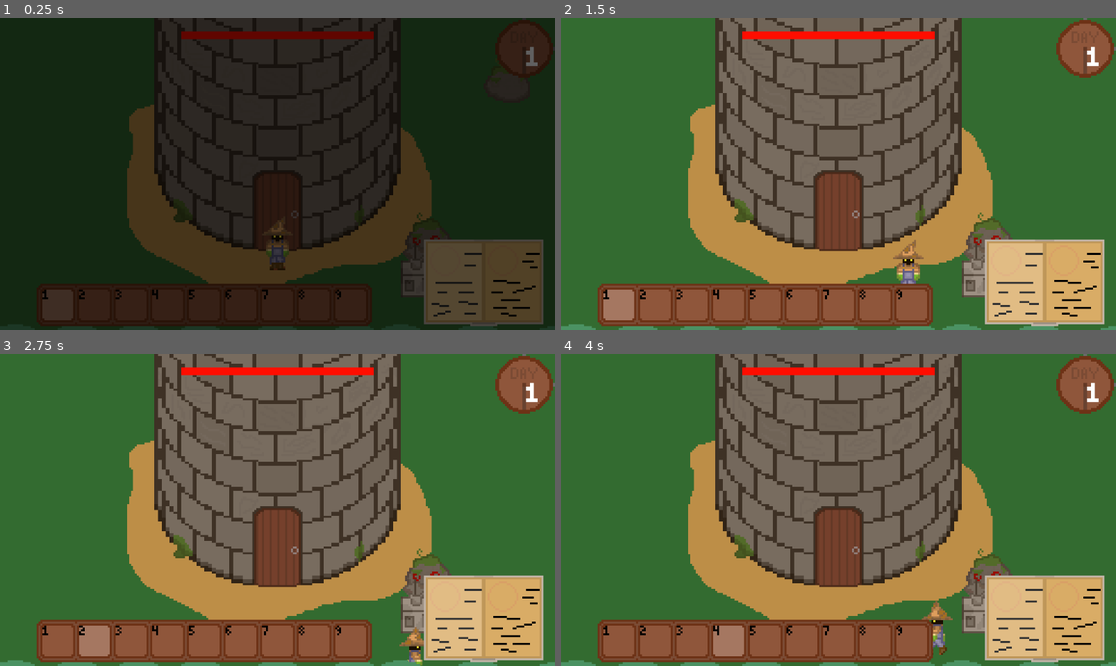
Above: before the commit, frames 1-4 (two rows, left to right).
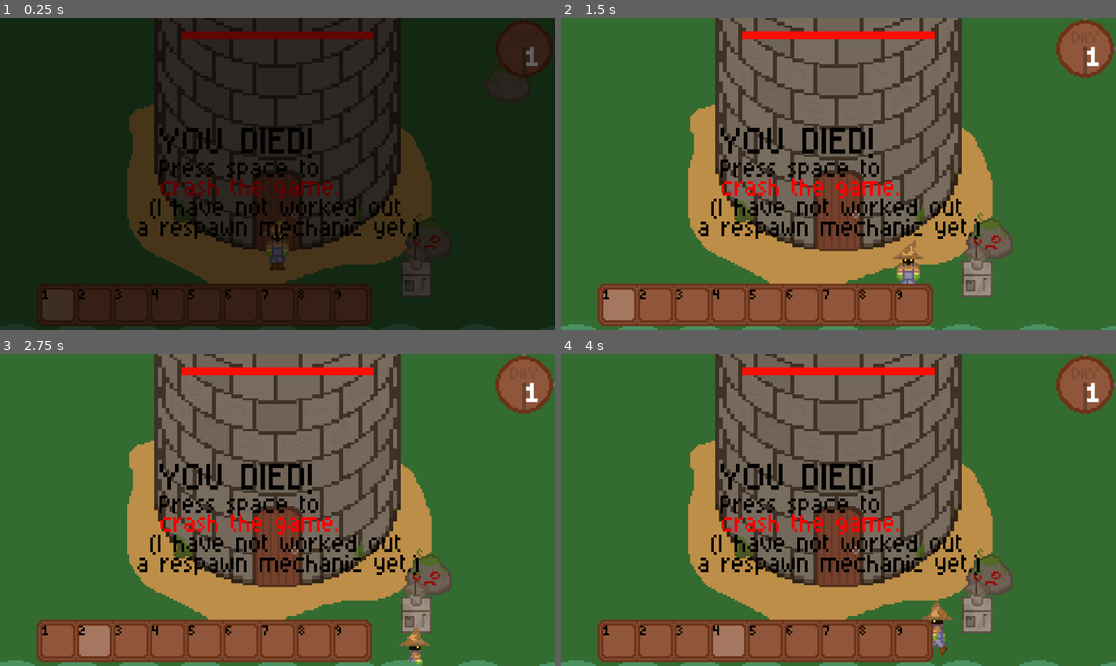
Above: after the commit, the same moments.

Repository: grahamapedia-cell/wizard-game-demo
Game: Godot game, scene res://scenes/game.tscn
Same seed, same stepped clock (60 frames per second), same inputs: the game is played once before the commit and once after it. This scene is started directly instead of the project's main scene. Sound files missing from this copy of the repository are replaced by a short silence.
Inputs (mouse positions are in pixels of both pictures, inside the frame that each line leads up to):
- Up to frame 1 (0.25 s): no input
- Up to frame 2 (1.5 s): move the mouse to (977, 289) at 0.52 s; hold D (move_right) 0.53-1.28 s; click (977, 289) at 0.6 s; move the mouse to (727, 189) at 1.27 s; hold S (move_down) from 1.28 s (still down); tap 1 (Hotbar_1) at 1.35 s
- Up to frame 3 (2.75 s): click (166, 525) at 1.55 s; move the mouse to (333, 441) at 2.02 s; release S (move_down) at 2.03 s; hold D (move_right) from 2.03 s (still down); tap 2 (Hotbar_2) at 2.1 s; click (333, 441) at 2.3 s
- Up to frame 4 (4 s): move the mouse to (810, 572) at 2.77 s; release D (move_right) at 2.78 s; hold W (move_up) 2.78-3.53 s; tap 3 (Hotbar_3) at 2.85 s; click (810, 572) at 3.05 s; tap Enter at 3.5 s; move the mouse to (1005, 556) at 3.52 s; hold A (move_left) from 3.53 s (still down); tap 4 (Hotbar_4) at 3.6 s; click (1005, 556) at 3.8 s

The runs differ from the first frame. In frame 1, 8.8% of the frame differs, in the area x 24-98%, y 35-99%; in frame 2, 9.9%; in frame 3, 9.9%; in frame 4, 9.9%.
Error before the commit: Parse Error: Expected statement, found "Indent" instead. (res://scripts/process/spellbook.gd:59)
Error after the commit: Invalid access to property or key 'day' on a base object of type 'null instance'. (res://scripts/objects/letsgrow.gd:11)

Commit message:
Finished Tieing up
Finished data merger, introduced death screen, moved crops up a tiny bit

Diff:
--- a/scenes/game.tscn
+++ b/scenes/game.tscn
@@ -359,11 +359,6 @@
 
 [node name="World" parent="." instance=ExtResource("8_gee14")]
 
-[node name="Spellbook" parent="World/GUI/Inventory_things" index="12"]
-pages = null
-page = null
-iconshere = null
-
 [node name="StaticBody2D" type="StaticBody2D" parent="."]
 collision_layer = 2
 collision_mask = 2
--- a/scenes/items/spellbooks.tscn
+++ b/scenes/items/spellbooks.tscn
@@ -12,6 +12,10 @@
 atlas = ExtResource("3_65buf")
 region = Rect2(0, 0, 32, 32)
 
+[sub_resource type="AtlasTexture" id="AtlasTexture_ld7fi"]
+atlas = ExtResource("3_65buf")
+region = Rect2(32, 32, 32, 32)
+
 [sub_resource type="SpriteFrames" id="SpriteFrames_ld7fi"]
 animations = [{
 "frames": [{
@@ -19,13 +23,25 @@
 "texture": SubResource("AtlasTexture_aa34i")
 }],
 "loop": true,
-"name": &"default",
+"name": &"book",
+"speed": 5.0
+}, {
+"frames": [{
+"duration": 1.0,
+"texture": SubResource("AtlasTexture_ld7fi")
+}],
+"loop": true,
+"name": &"scroll",
 "speed": 5.0
 }]
 
 [sub_resource type="AtlasTexture" id="AtlasTexture_scoa1"]
 atlas = ExtResource("3_65buf")
 region = Rect2(32, 0, 32, 32)
+
+[sub_resource type="AtlasTexture" id="AtlasTexture_ns2he"]
+atlas = ExtResource("3_65buf")
+region = Rect2(0, 32, 32, 32)
 
 [sub_resource type="SpriteFrames" id="SpriteFrames_ns2he"]
 animations = [{
@@ -34,7 +50,15 @@
 "texture": SubResource("AtlasTexture_scoa1")
 }],
 "loop": true,
-"name": &"default",
+"name": &"book",
+"speed": 5.0
+}, {
+"frames": [{
+"duration": 1.0,
+"texture": SubResource("AtlasTexture_ns2he")
+}],
+"loop": true,
+"name": &"scroll",
 "speed": 5.0
 }]
 
@@ -81,10 +105,12 @@
 [node name="Book" type="AnimatedSprite2D" parent="Genericbook"]
 scale = Vector2(0.5, 0.5)
 sprite_frames = SubResource("SpriteFrames_ld7fi")
+animation = &"book"
 
 [node name="Pages" type="AnimatedSprite2D" parent="Genericbook"]
 scale = Vector2(0.5, 0.5)
 sprite_frames = SubResource("SpriteFrames_ns2he")
+animation = &"scroll"
 
 [node name="Scroll" type="Area2D" parent="."]
 scale = Vector2(0.5, 0.5)
--- a/scenes/world.tscn
+++ b/scenes/world.tscn
@@ -53,6 +53,7 @@
 [ext_resource type="Texture2D" uid="uid://b2vxbqbklqlpl" path="res://assets/sprites/solid_color.png" id="45_18clu"]
 [ext_resource type="Script" uid="uid://dkplxcj7q4gx0" path="res://scripts/process/area stuff/fade_to_black.gd" id="45_eo1xk"]
 [ext_resource type="Texture2D" uid="uid://bmfiybchxgpk" path="res://assets/sprites/GUI/Tutorial/tutorial.png" id="49_3l05q"]
+[ext_resource type="Texture2D" uid="uid://lhcuwwy87cxe" path="res://assets/sprites/GUI/Tutorial/proto_death_screen.png" id="49_qg546"]
 [ext_resource type="Script" uid="uid://myply2cgji4s" path="res://scripts/process/tutorial.gd" id="49_x28ej"]
 
 [sub_resource type="RectangleShape2D" id="RectangleShape2D_i7141"]
@@ -1454,10 +1455,7 @@
 position = Vector2(107, 51)
 texture = ExtResource("21_kpybi")
 script = ExtResource("23_xgqkh")
-pages = null
-page = null
 spellicon = ExtResource("24_munwf")
-iconshere = null
 
 [node name="PageL" type="Area2D" parent="GUI/Inventory_things/Spellbook"]
 position = Vector2(-20, -6)
@@ -1536,6 +1534,12 @@
 scale = Vector2(6.25, 0.25)
 texture = ExtResource("45_18clu")
 script = ExtResource("45_1jxku")
+
+[node name="Dead" type="Sprite2D" parent="GUI"]
+z_index = 30
+position = Vector2(1.50001, -4.57764e-05)
+scale = Vector2(0.675781, 0.75)
+texture = ExtResource("49_qg546")
 
 [node name="Time" type="Control" parent="."]
 layout_mode = 3
--- a/scripts/items/Placeable items/placeable_items.gd
+++ b/scripts/items/Placeable items/placeable_items.gd
@@ -7,7 +7,7 @@
 @export var just_thrown = false
 @export var velx = 0
 @export var vely = 0
-@export var data = ["Placeable Items","Name/Type",["More data"]]
+@export var data = ["Placeable Items","Name/Type",["Subcategory",Color(1,1,1),0]]
 # More data is typically: Subcategory, Element, a number (like how much essence a crop makes), color, and a related item name.
 # I should clean this up.
 # Called when the node enters the scene tree for the first time.
--- a/scripts/items/Spellbooks/book.gd
+++ b/scripts/items/Spellbooks/book.gd
@@ -2,7 +2,6 @@
 @export var spawnRadius = 10
 @export var Inventory_item: PackedScene
 @export var just_thrown=false
-@export var named = "Spellbook"
 var attract = false
 var player_dist_x = 0
 var player_dist_y = 0
@@ -11,18 +10,19 @@
 var velocity_y = 0
 var physical = true
 var donehere = false
-var capacity = 0
-var spells = []
-var color = Color(1,1,1)
+var data = []
 # Called when the node enters the scene tree for the first time.
 func _ready() -> void:
-	color = get_node("..").color
-	named = get_node("..").named
-	spells = get_node("..").spells
-	capacity = get_node("..").capacity
+	data = get_node("..").data
 	velocity_x=get_node("..").velx
 	velocity_y=get_node("..").vely
 	just_thrown = get_node("..").just_thrown
+	if data[2][0]=="Spellbook":
+		get_node("Book").animation="book"
+		get_node("Pages").animation="book"
+	elif data[2][0]=="Scroll":
+		get_node("Book").animation="book"
+		get_node("Pages").animation="book"
 	print(get_node("/root/titlescreen/Game/Ysortedthings/player").global_position.x)
 	if get_node("..").generic == "generic":
 		self.visible=true
@@ -36,7 +36,7 @@
 func _process(delta: float) -> void:
 	get_node("CollisionShape2D").set_deferred("disabled",!self.visible)
 	physical=self.visible
-	get_node("Book").modulate = color
+	get_node("Book").modulate = data[2][1]
 	if just_thrown == true:
 		await get_tree().create_timer(3).timeout
 		just_thrown=false
@@ -71,19 +71,14 @@
 		if player_dist<5 and just_thrown==false:
 			for i in get_node("/root/titlescreen/Game/World/GUI/Inventory_things/Inventory").hotbar.size():
 				if get_node("/root/titlescreen/Game/World/GUI/Inventory_things/Inventory").hotbar[i]==[] and donehere==false:
-					get_node("/root/titlescreen/Game/World/GUI/Inventory_things/Inventory").hotbar[i]=named
-					get_node("/root/titlescreen/Game/World/GUI/Inventory_things/Inventory").hotbarlimit[i]=1
+					get_node("/root/titlescreen/Game/World/GUI/Inventory_things/Inventory").hotbar[i]=data
 					get_node("/root/titlescreen/Game/World/GUI/Inventory_things/Inventory").hotbarnumber[i]=1
-					get_node("/root/titlescreen/Game/World/GUI/Inventory_things/Inventory").hotbardata[i]=["Spellbook","Spellbook",["Book",color,"",spells]]
 					donehere=true
 					queue_free()
 			for i in get_node("/root/titlescreen/Game/World/GUI/Inventory_things/Inventory").twentyfive.size():
 				if get_node("/root/titlescreen/Game/World/GUI/Inventory_things/Inventory").twentyfive[i]==[] and donehere==false:
-					get_node("/root/titlescreen/Game/World/GUI/Inventory_things/Inventory").twentyfive[i]=named
-					get_node("/root/titlescreen/Game/World/GUI/Inventory_things/Inventory").twentyfivelimit[i]=1
-					get_node("/root/titlescreen/Game/World/GUI/Inventory_things/Inventory").twentyfivealpha[i]=color
+					get_node("/root/titlescreen/Game/World/GUI/Inventory_things/Inventory").twentyfive[i]=data
 					get_node("/root/titlescreen/Game/World/GUI/Inventory_things/Inventory").twentyfivenumber[i]=1
-					get_node("/root/titlescreen/Game/World/GUI/Inventory_things/Inventory").twentyfivedata[i]=["Spellbook","Spellbook",["Book",color,"",spells]]
 					donehere=true
 					queue_free()
 			if donehere==true:
--- a/scripts/items/Spellbooks/spellbooks.gd
+++ b/scripts/items/Spellbooks/spellbooks.gd
@@ -8,6 +8,7 @@
 @export var just_thrown = false
 @export var velx = 0
 @export var vely = 0
+@export var data = ["Spellbooks","Spellbook",["Spellbook",Color(0.4,0.2,0),0,["Manablade","Manahammer"]]]
 @export var generic = "generic"
 @export var named = "Spellbook"
 #@export var color = Color(0.3569,0.4314,0.8824)
--- a/scripts/items/dropped_item.gd
+++ b/scripts/items/dropped_item.gd
@@ -20,11 +20,10 @@
 	just_thrown = get_node("..").just_thrown
 	quantity = get_node("..").quantity
 	print(get_node("/root/titlescreen/Game/Ysortedthings/player").global_position.x)
-	if get_node("./AnimatedSprite2D").sprite_frames.has_animation(get_node("..").itemtype):
+	if get_node("./AnimatedSprite2D").sprite_frames.has_animation(get_node("..").data[1]):
 		item_name=get_node("..").itemtype
 		get_node("./AnimatedSprite2D").animation=item_name
 	elif get_node("..").data[2][0]=="Seeds":
-		item_name=get_node("..").data[2][4]+" Seeds"
 		get_node("./AnimatedSprite2D").animation="Seeds"
 		self.modulate=get_node("..").data[2][3]
 
@@ -67,18 +66,14 @@
 		if player_dist<5 and just_thrown==false:
 			for i in get_node("/root/titlescreen/Game/World/GUI/Inventory_things/Inventory").hotbar.size():
 				if get_node("/root/titlescreen/Game/World/GUI/Inventory_things/Inventory").hotbar[i]=="" and donehere==false:
-					get_node("/root/titlescreen/Game/World/GUI/Inventory_things/Inventory").hotbar[i]="Essence Extractor"
+					get_node("/root/titlescreen/Game/World/GUI/Inventory_things/Inventory").hotbar[i]=get_node("..").data
 					get_node("/root/titlescreen/Game/World/GUI/Inventory_things/Inventory").hotbarnumber[i]+=quantity
-					get_node("/root/titlescreen/Game/World/GUI/Inventory_things/Inventory").hotbardata[i]=["Placeables","Essence Extractor",["Machines"]]
-					get_node("/root/titlescreen/Game/World/GUI/Inventory_things/Inventory").hotbarlimit[i]=1
 					donehere=true
 					queue_free()
 			for i in get_node("/root/titlescreen/Game/World/GUI/Inventory_things/Inventory").twentyfive.size():
 				if get_node("/root/titlescreen/Game/World/GUI/Inventory_things/Inventory").twentyfive[i]=="" and donehere==false:
-					get_node("/root/titlescreen/Game/World/GUI/Inventory_things/Inventory").twentyfive[i]="Essence Extractor"
+					get_node("/root/titlescreen/Game/World/GUI/Inventory_things/Inventory").twentyfive[i]=get_node("..").data
 					get_node("/root/titlescreen/Game/World/GUI/Inventory_things/Inventory").twentyfivenumber[i]+=quantity
-					get_node("/root/titlescreen/Game/World/GUI/Inventory_things/Inventory").twentyfivedata[i]=["Placeables","Essence Extractor",["Machines"]]
-					get_node("/root/titlescreen/Game/World/GUI/Inventory_things/Inventory").twentyfivelimit[i]=1
 					donehere=true
 					queue_free()
 			if donehere==true:
--- a/scripts/objects/Machines/Essence Extractor/essence_extractor.gd
+++ b/scripts/objects/Machines/Essence Extractor/essence_extractor.gd
@@ -2,12 +2,10 @@
 var mousein = false
 @export var window: PackedScene
 var go
-var inventory=["",""]
+var inventory=[[],[]]
 var inventorynumber=[0,0]
-var inventoryalpha=[Color(1,1,1),Color(1,1,1)]
-var inventorydata=[[],[]]
 var itemlimit=[999,99]
-var processdata=[]
+var process=[]
 var progress=0
 var windowarrow=-1
 var arrowon=false
@@ -20,7 +18,7 @@
 # Called every frame. 'delta' is the elapsed time since the previous frame.
 func _process(delta: float) -> void:
 	get_node("Hitbox").disabled=!get_node("../../..").visible
-	if inventorynumber[0]<=0 and inventorynumber[1]<=0 and processdata==[]:
+	if inventorynumber[0]<=0 and inventorynumber[1]<=0 and process==[]:
 		arrowon=false
 	else:
 		arrowon=true
@@ -29,13 +27,13 @@
 			windowarrow=0
 			progress+=delta
 			inventorynumber[0]-=1
-			processdata=inventorydata[0]
-		elif inventorydata[1].size()>=3:
-			if inventorydata[0][2][1]==inventorydata[1][2][1]:
+			process=inventory[0]
+		elif inventory[1].size()>=3:
+			if inventory[0][2][2]==inventory[1][2][2]:
 				windowarrow=0
 				progress+=delta
 				inventorynumber[0]-=1
-				processdata=inventorydata[0]
+				process=inventory[0]
 	elif progress>0:
 		if get_node("EEEEE").playing==false:
 			get_node("EEEEE").play()
@@ -43,11 +41,9 @@
 		windowarrow=floor(progress)
 		if progress>=7:
 			get_node("EEEEE").stop()
-			inventory[1]=processdata[2][1]+" Essence"
-			inventorynumber[1]+=processdata[2][2]
-			inventoryalpha[1]=processdata[2][3]
-			inventorydata[1]=["Materials","Essence",["Essence",processdata[2][1],processdata[2][3]]]
-			processdata=[]
+			inventory[1]=["Materials",process[2][3][0],["Essence",process[2][3][2],process[2][2]]]
+			inventorynumber[1]+=process[2][3][1]
+			process=[]
 			progress=0
 	if Input.is_action_just_pressed("open_inventory") and mousein==true and get_node("/root/titlescreen/Game/World/GUI/Inventory_things/Inventory").visible==false:
 		print("go")
--- a/scripts/objects/Machines/Essence Extractor/input.gd
+++ b/scripts/objects/Machines/Essence Extractor/input.gd
@@ -2,10 +2,8 @@
 @export var amount: PackedScene
 var num
 var killswitch=false
-var item=""
+var item=[]
 var itemnumber=0
-var itemalpha=Color(1,1,1)
-var itemdata=[]
 var path
 
 # Called when the node enters the scene tree for the first time.
@@ -19,16 +17,14 @@
 	path=get_node("../../..").path
 	item=get_node(path).inventory[0]
 	itemnumber=get_node(path).inventorynumber[0]
-	itemalpha=get_node(path).inventoryalpha[0]
-	itemdata=get_node(path).inventorydata[0]
 	if itemnumber==0:
 		get_node("./AnimatedSprite2D").animation = "empty"
 		get_node("./Alphaless").animation = "empty"
 		get_node("./AnimatedSprite2D").modulate = Color(1,1,1)
-	elif get_node("./AnimatedSprite2D").sprite_frames.has_animation(item):
-		get_node("./AnimatedSprite2D").animation = item
+	elif get_node("./AnimatedSprite2D").sprite_frames.has_animation(item[1]):
+		get_node("./AnimatedSprite2D").animation = item[1]
 		get_node("./Alphaless").animation = "empty"
-		get_node("./AnimatedSprite2D").modulate = itemalpha
+		get_node("./AnimatedSprite2D").modulate = item[2][1]
 	else:
 		get_node("./AnimatedSprite2D").animation = "empty"
 		get_node("./Alphaless").animation = "empty"
--- a/scripts/objects/Machines/Essence Extractor/output.gd
+++ b/scripts/objects/Machines/Essence Extractor/output.gd
@@ -2,10 +2,8 @@
 @export var amount: PackedScene
 var num
 var killswitch=false
-var item=""
+var item=[]
 var itemnumber=0
-var itemalpha=Color(1,1,1)
-var itemdata=[]
 var path
 # Called when the node enters the scene tree for the first time.
 func _ready() -> void:
@@ -18,21 +16,19 @@
 	path=get_node("../../..").path
 	item=get_node(path).inventory[1]
 	itemnumber=get_node(path).inventorynumber[1]
-	itemalpha=get_node(path).inventoryalpha[1]
-	itemdata=get_node(path).inventorydata[1]
 	if item=="":
 		get_node("./AnimatedSprite2D").animation = "empty"
 		get_node("./Alphaless").animation = "empty"
 		get_node("./AnimatedSprite2D").modulate = Color(1,1,1)
 	else:
-		if itemdata[1]=="Essence":
+		if item[2][0]=="Essence":
 			get_node("./AnimatedSprite2D").animation = "Potion"
 			get_node("./Alphaless").animation = "bottle"
-			get_node("./AnimatedSprite2D").modulate = itemalpha
-		elif get_node("./AnimatedSprite2D").sprite_frames.has_animation(item):
-			get_node("./AnimatedSprite2D").animation = item
+			get_node("./AnimatedSprite2D").modulate = item[2][1]
+		elif get_node("./AnimatedSprite2D").sprite_frames.has_animation(item[1]):
+			get_node("./AnimatedSprite2D").animation = item[1]
 			get_node("./Alphaless").animation = "empty"
-			get_node("./AnimatedSprite2D").modulate = itemalpha
+			get_node("./AnimatedSprite2D").modulate = item[2][1]
 		else:
 			get_node("./AnimatedSprite2D").animation = "empty"
 			get_node("./Alphaless").animation = "empty"
--- a/scripts/objects/Machines/Orb/orb.gd
+++ b/scripts/objects/Machines/Orb/orb.gd
@@ -27,7 +27,7 @@
 		inventory[1]="Flame Shot Scroll"
 		inventorynumber[1]=inventorynumber[0]
 		inventoryalpha[1]=inventoryalpha[0]
-		inventorydata[1]=["Spellbook","Flame Shot Scroll",["Scrolls",Color(255,102,0),1,["Flame Shot"]]]
+		inventorydata[1]=["Spellbooks","Flame Shot Scroll",["Scroll",Color(255,102,0),1,["Flame Shot"]]]
 		inventory[0]=""
 		inventorynumber[0]=0
 		inventoryalpha[0]=Color(1,1,1)
@@ -36,7 +36,7 @@
 		inventory[3]="Wind Slice Scroll"
 		inventorynumber[3]=inventorynumber[2]
 		inventoryalpha[3]=inventoryalpha[2]
-		inventorydata[3]=["Spellbook","Wind Slice Scroll",["Scrolls",Color(130,255,204),3,["Wind Slice"]]]
+		inventorydata[3]=["Spellbooks","Wind Slice Scroll",["Scroll",Color(130,255,204),3,["Wind Slice"]]]
 		inventory[2]=""
 		inventorynumber[2]=0
 		inventoryalpha[2]=Color(1,1,1)
@@ -45,7 +45,7 @@
 		inventory[5]="Water Gun Scroll"
 		inventorynumber[5]=inventorynumber[4]
 		inventoryalpha[5]=inventoryalpha[4]
-		inventorydata[5]=["Spellbook","Water Gun Scroll",["Scrolls",Color(26,102,153),5,["Water Gun"]]]
+		inventorydata[5]=["Spellbooks","Water Gun Scroll",["Scroll",Color(26,102,153),5,["Water Gun"]]]
 		inventory[4]=""
 		inventorynumber[4]=0
 		inventoryalpha[4]=Color(1,1,1)
@@ -54,7 +54,7 @@
 		inventory[7]="Rock Throw Scroll"
 		inventorynumber[7]=inventorynumber[6]
 		inventoryalpha[7]=inventoryalpha[6]
-		inventorydata[7]=["Spellbook","Rock Throw Scroll",["Scrolls",Color(130,77,0),7,["Rock Throw"]]]
+		inventorydata[7]=["Spellbooks","Rock Throw Scroll",["Scroll",Color(130,77,0),7,["Rock Throw"]]]
 		inventory[6]=""
 		inventorynumber[6]=0
 		inventoryalpha[6]=Color(1,1,1)
--- a/scripts/process/Millions of inventory/bars.gd
+++ b/scripts/process/Millions of inventory/bars.gd
@@ -41,7 +41,7 @@
 				get_node("./AnimatedSprite2D").animation = "Scroll"
 				get_node("./AnimatedSprite2D").modulate = get_node("../../Inventory").hotbar[title][2][1]
 				get_node("./Alphaless").animation = "paper"
-			elif get_node("../../Inventory").hotbar[title][2][0]=="Spellbook":
+			elif get_node("../../Inventory").hotbar[title][2][0]=="Spellbooks":
 				get_node("./AnimatedSprite2D").animation = "Spellbook"
 				get_node("./AnimatedSprite2D").modulate = get_node("../../Inventory").hotbar[title][2][1]
 				get_node("./Alphaless").animation = "pages"
--- a/scripts/process/Millions of inventory/equipboxes.gd
+++ b/scripts/process/Millions of inventory/equipboxes.gd
@@ -48,9 +48,9 @@
 			get_node("./AnimatedSprite2D").modulate = Color(1,1,1)
 			get_node("./Alphaless").animation = "empty"
 		else:
-			get_node("./AnimatedSprite2D").animation = get_node("../../Inventory").spells[1]
+			get_node("./AnimatedSprite2D").animation = get_node("../../Inventory").spellbook[2][0]
 			get_node("./AnimatedSprite2D").modulate = get_node("../../Inventory").spellbookalpha
-			if get_node("../../Inventory").spells[1]=="Scroll":
+			if get_node("../../Inventory").spellbook[2][0]=="Scroll":
 				get_node("Alphaless").animation="paper"
 			else:
 				get_node("./Alphaless").animation = "pages"
--- a/scripts/process/Millions of inventory/h_1.gd
+++ b/scripts/process/Millions of inventory/h_1.gd
@@ -129,7 +129,7 @@
 				get_node("./AnimatedSprite2D").animation = "Scroll"
 				get_node("./AnimatedSprite2D").modulate = get_node("../../Inventory").hotbar[title][2][1]
 				get_node("./Alphaless").animation = "paper"
-			elif get_node("../../Inventory").hotbar[title][2][0]=="Spellbook":
+			elif get_node("../../Inventory").hotbar[title][2][0]=="Spellbooks":
 				get_node("./AnimatedSprite2D").animation = "Spellbook"
 				get_node("./AnimatedSprite2D").modulate = get_node("../../Inventory").hotbar[title][2][1]
 				get_node("./Alphaless").animation = "pages"
--- a/scripts/process/cursor.gd
+++ b/scripts/process/cursor.gd
@@ -104,7 +104,7 @@
 				drop.vely=disty/dist
 			add_sibling(drop)
 		#Spellbooks and placeable items have different scenes for them so we need to instantiate different scenes.
-		elif mousestore[0]=="Spellbook":
+		elif mousestore[0]=="Spellbooks":
 			distx = get_viewport().get_mouse_position().x
 			disty = get_viewport().get_mouse_position().y
 			dist = sqrt(pow(distx,2)+pow(disty,2))
@@ -267,7 +267,7 @@
 					drop.velx=distx/dist
 					drop.vely=disty/dist
 				add_sibling(drop)
-			elif mousestore[0]=="Spellbook":
+			elif mousestore[0]=="Spellbooks":
 				distx = get_viewport().get_mouse_position().x
 				disty = get_viewport().get_mouse_position().y
 				dist = sqrt(pow(distx,2)+pow(disty,2))
--- a/scripts/process/inventory.gd
+++ b/scripts/process/inventory.gd
@@ -36,3 +36,5 @@
 		print(hotbar[0])
 	if Input.is_action_just_pressed("open_inventory"):
 		self.visible = !self.visible
+	if get_node("/root/titlescreen/Game/Ysortedthings/player").health<=0:
+		get_node("..").visible=false
--- a/scripts/process/spellbook.gd
+++ b/scripts/process/spellbook.gd
@@ -55,7 +55,7 @@
 	else:
 		licon.modulate=Color(1,1,1)
 		ricon.modulate=Color(1,1,1)
-	if get_node("../Inventory").spellbook.size()>=2:w
+	if get_node("../Inventory").spellbook.size()>=2:
 		get_node("SpellbookCover").modulate=get_node("../Inventory").spellbook[2][1]
 	if pages.size()<page:
 		page=pages.size()
Binary file added: assets/sprites/GUI/Tutorial/proto_death_screen.png
Not shown, added: assets/sprites/GUI/Tutorial/proto_death_screen.png.import
Not shown: 1 places in scenes/items/spellbooks.tscn that only renumber resources
Not shown: 1 places in scenes/world.tscn that only renumber resources
